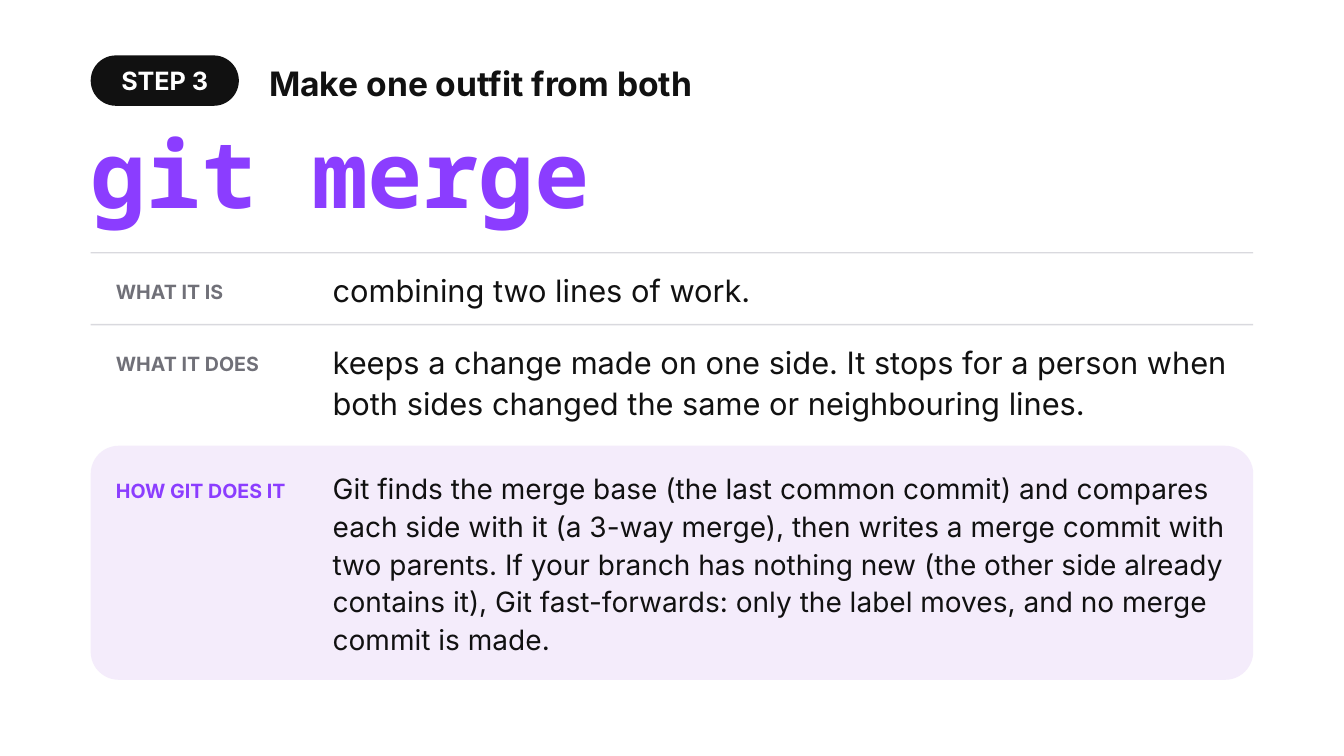
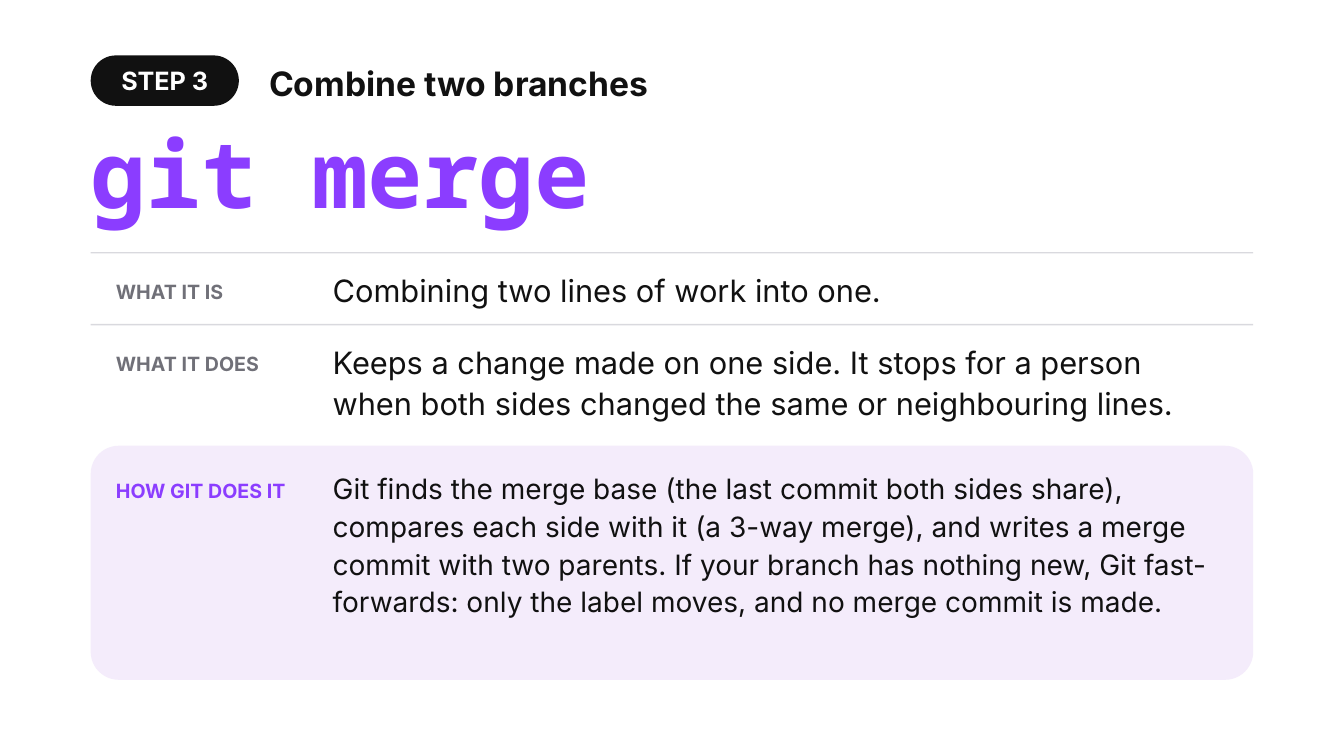
Before and after one commit to shubham3-ucb/cs294-pl, a slide deck: slide 5 of slides/tuesday_app.pptx. Drawn at 1344x756 pixels with LibreOffice and Linux fonts; fonts in the diff are those of the drawing. Boxes give left, top, right and bottom in pixels: in the first picture for what was removed or moved away, otherwise in the second. Text is boxed around its words. In the diff, an @@ line names an element or a change of style, - is before the commit and + after.

```diff
--- a/slides/tuesday_app.pptx
+++ b/slides/tuesday_app.pptx
@@ text at bbox=[269, 70, 648, 97]: text changed @@
-Make one outfit from both
+Combine two branches
@@ text at bbox=[333, 278, 880, 308]: text changed @@
-combining two lines of work.
+Combining two lines of work into one.
@@ text at bbox=[333, 350, 1173, 422]: text changed @@
-keeps a change made on one side. It stops for a person when both sides changed the same or neighbouring lines.
+Keeps a change made on one side. It stops for a person when both sides changed the same or neighbouring lines.
@@ text at bbox=[333, 477, 1206, 618]: text changed @@
-Git finds the merge base (the last common commit) and compares each side with it (a 3-way merge), then writes a merge commit with two parents. If your branch has nothing new (the other side already contains it), Git fast-forwards: only the label moves, and no merge commit is made.
+Git finds the merge base (the last commit both sides share), compares each side with it (a 3-way merge), and writes a merge commit with two parents. If your branch has nothing new, Git fast-forwards: only the label moves, and no merge commit is made.
```
Also in this commit, not shown: 11 other slides changed, 11 other files.
